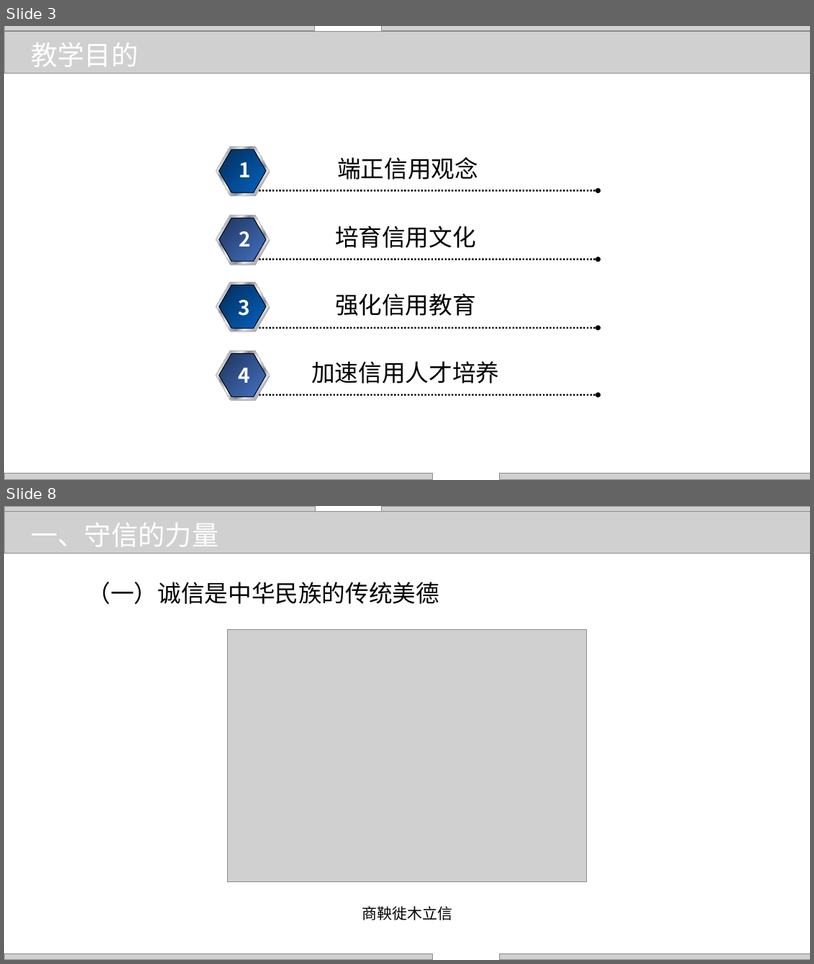
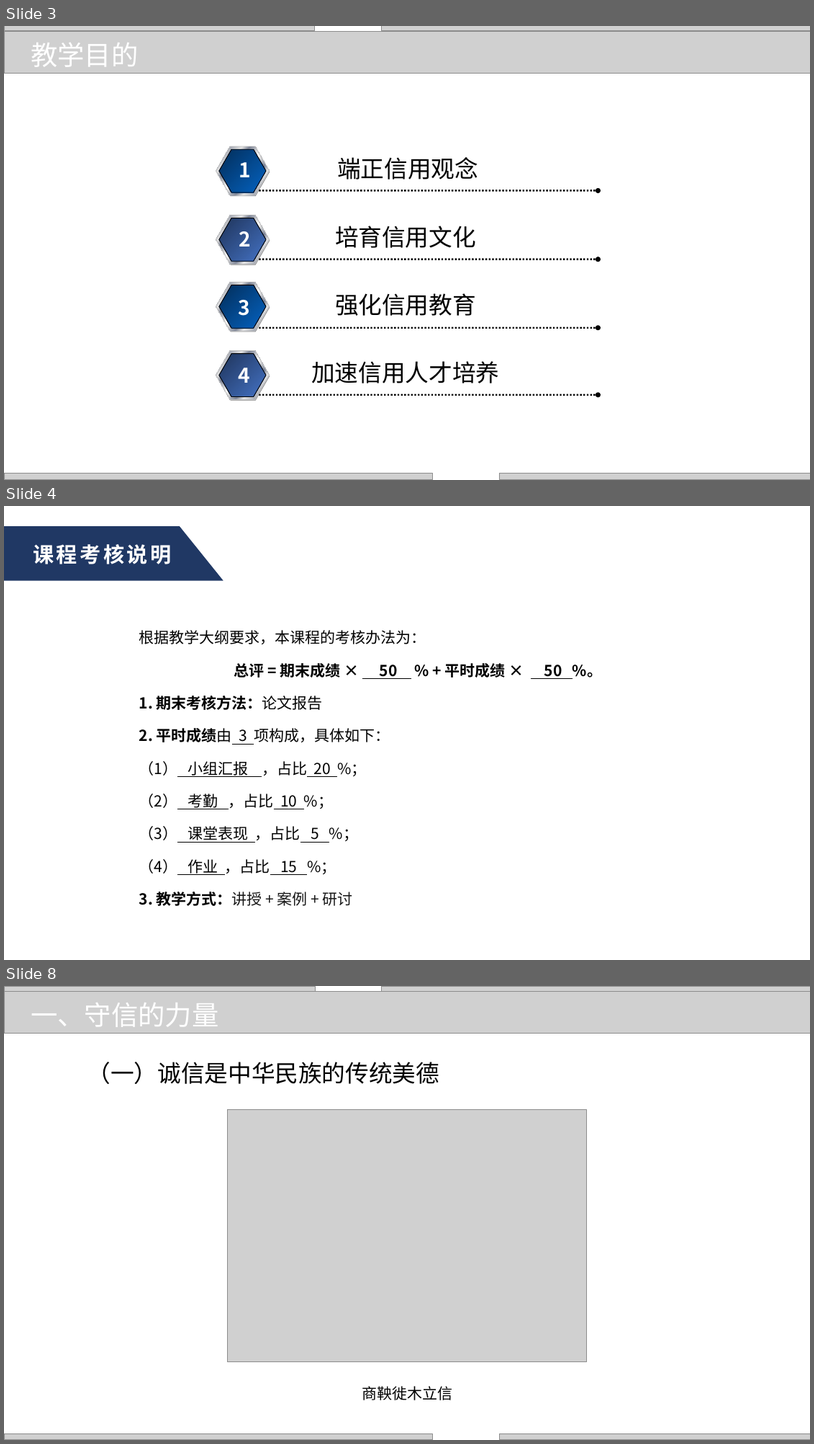
Before and after one commit to zhangjianzhang/internet_credit, a slide deck: files/slides/introduction.pptx. Shown one above the other, each under a label of ours: slides 3 and 8 before the commit, slides 3, 4 and 8 after it; the slides between them are not shown. The pictures are 814x964 and 814x1444 pixels, drawn with LibreOffice and Linux fonts; fonts in the diff are those of the drawing; grey boxes stand for pictures; background and template pictures are left out. Boxes give left, top, right and bottom in pixels: in the first picture for what was removed or moved away, otherwise in the second. Text is boxed around its words. In the diff, an @@ line names an element or a change of style, - is before the commit and + after.

```diff
--- a/files/slides/introduction.pptx
+++ b/files/slides/introduction.pptx
@@ slide 4 added at [4,506,810,960], background #FFFFFF @@
@@ flow chart manual input added at [4,526,224,581], fill #203864 @@
@@ text added at [33,544,171,564], 25 pt, text #FFFFFF, bold @@
+课程考核说明
@@ rectangle added at [27,590,786,899], fill #FFFFFF at 57% opacity @@
@@ text added at [139,630,427,906], 18 pt, text #000000 @@
+根据教学大纲要求，本课程的考核办法为：
+总评 = 期末成绩 × 50 % + 平时成绩 × 50 %。
+1. 期末考核方法：论文报告
+2. 平时成绩由 3 项构成，具体如下：
+（1） 小组汇报 ，占比 20 %；
+（2） 考勤 ，占比 10 %；
+（3） 课堂表现 ，占比 5 %；
+（4） 作业 ，占比 15 %；
+3. 教学方式：讲授 + 案例 + 研讨
```
Also in this commit, not shown: 4 slides changed, 1 slide removed, 7 other files.
